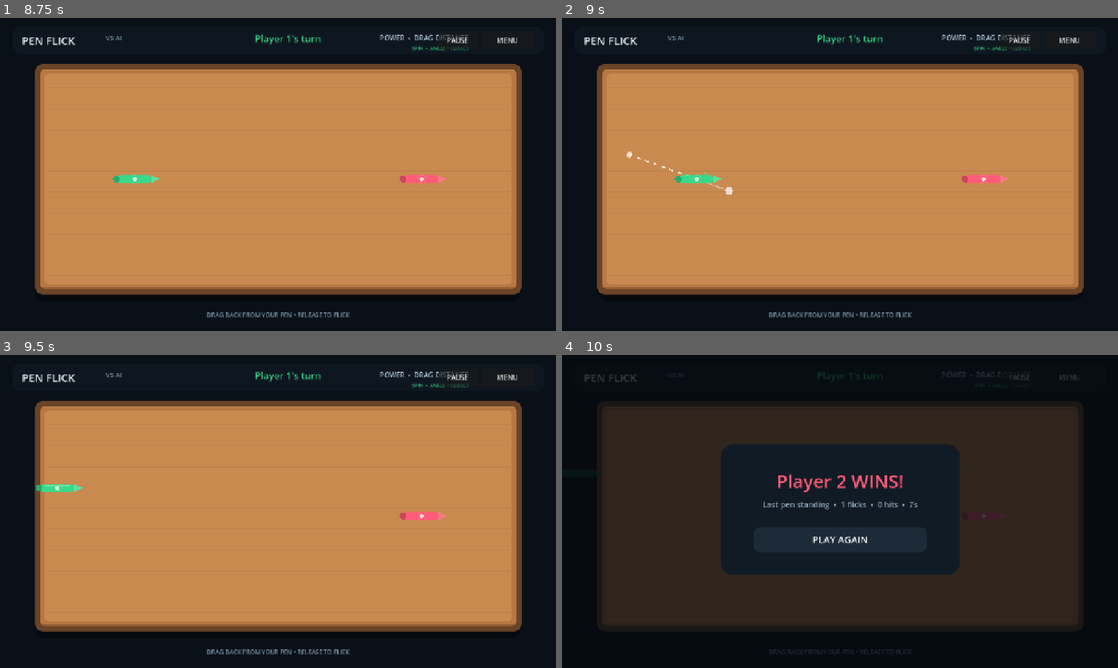
Above: before the commit, frames 1-4 (two rows, left to right).
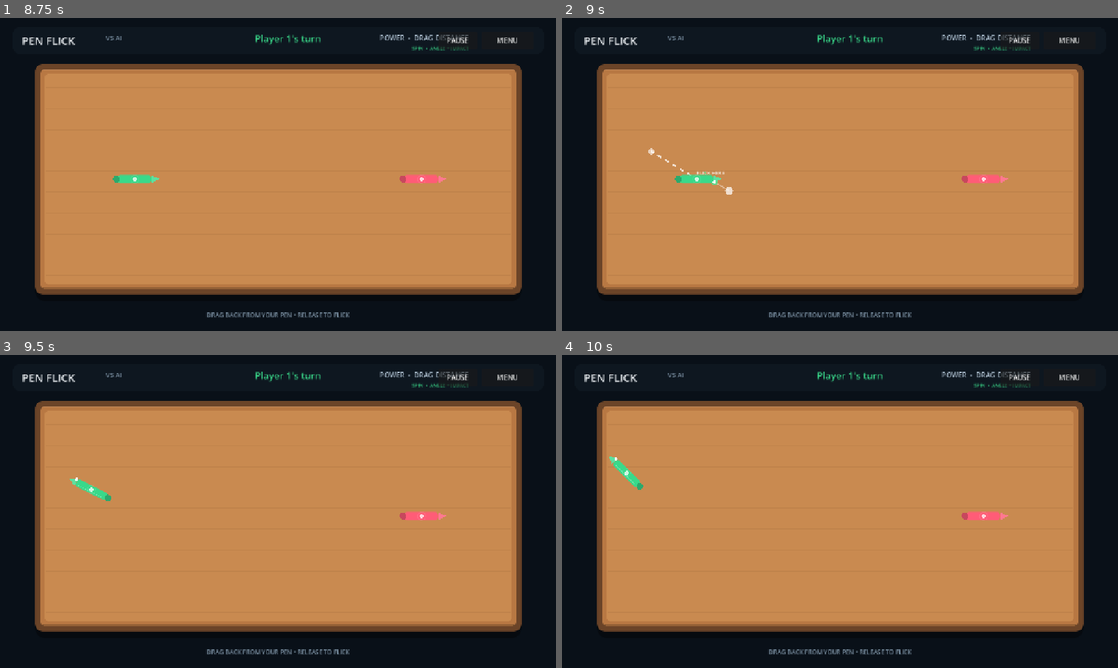
Above: after the commit, the same moments.

Repository: akash047jj-boop/PenFlick
Game: Godot game, scene res://main.tscn
Two runs of this game, one before a commit and one after it. Both use one fixed random seed, a clock stepped at 60 frames per second and the inputs below.
Inputs (mouse positions are in pixels of both pictures, inside the frame that each line leads up to):
- Up to frame 1 (8.75 s): click "SINGLE PLAYER" at 0.5 s; click "MENU" at 1.25 s; click "SINGLE PLAYER" at 2 s; click "PAUSE" at 2.75 s; click "RESUME" at 3.5 s; tap Enter at 4.25, 5.75, 7.25 s; move the mouse to (250, 237) at 4.27 s; click (250, 237) at 4.42 s; tap Space at 5, 6.5, 8 s; drag from (444, 221) to (250, 237) at 5.02 s; move the mouse to (111, 127) at 5.77 s; click (111, 127) at 5.92 s; drag from (305, 174) to (111, 127) at 6.52 s; move the mouse to (194, 96) at 7.27 s; click (194, 96) at 7.42 s; drag from (400, 158) to (194, 96) at 8.02 s
- Up to frame 2 (9 s): move the mouse to (728, 190) at 8.77 s; click (728, 190) at 8.92 s
- Up to frame 3 (9.5 s): no input
- Up to frame 4 (10 s): drag from (895, 442) to (728, 527) at 9.52 s

Frame 1 is identical in both runs. In frame 2, 0.1% of the frame differs, in the area x 11-30%, y 41-56%; in frame 3, 0.4%; in frame 4, 66%, in the area x 4-94%, y 5-96%.

Commit message:
Let players choose flick contact point

Diff:
--- a/scripts/main.gd
+++ b/scripts/main.gd
@@ -21,6 +21,7 @@
 var aim_current := Vector2.ZERO
 var aiming := false
 var aim_pen: PenFlickPen
+var aim_contact_local := Vector2.ZERO
 
 var title_label: Label
 var status_label: Label
@@ -91,8 +92,11 @@
         var preview_len: float = lerpf(80.0, 330.0, strength_ratio)
         draw_dashed_line(aim_pen.global_position, aim_pen.global_position + dir * preview_len, Color(1,1,1,0.72), 4.0, 10.0)
         draw_circle(aim_pen.global_position + dir * preview_len, 7.0, Color(1,1,1,0.6))
-        draw_line(aim_pen.global_position, aim_current, Color(1,1,1,0.38), 3.0)
+        var contact_world: Vector2 = aim_pen.to_global(aim_contact_local)
+        draw_line(contact_world, aim_current, Color(1,1,1,0.38), 3.0)
+        draw_circle(contact_world, 8.0, Color(0.39,0.85,0.54,0.95))
         draw_circle(aim_current, 9.0, Color(1,1,1,0.72))
+        draw_string(ThemeDB.fallback_font, contact_world + Vector2(-42, -16), "FLICK HERE", HORIZONTAL_ALIGNMENT_LEFT, -1, 12, Color(1,1,1,0.75))
         # Visual spin cue: stronger when the pull is angled relative to the pen.
         var pull_angle := absf(wrapf(dir.angle() - aim_pen.global_rotation, -PI, PI))
         var spin_ratio := clampf(sin(pull_angle), 0.0, 1.0) * strength_ratio
@@ -358,8 +362,18 @@
         return
     aiming = true
     aim_pen = pen
-    aim_start = pen.global_position
+    # The player chooses the exact contact point by touching anywhere along
+    # the pen. Project the touch into the pen's local space so the offset
+    # stays attached to the pen when it rotates.
+    var local_touch: Vector2 = pen.to_local(point)
+    aim_contact_local = Vector2(
+        clampf(local_touch.x, -pen.pen_length * 0.42, pen.pen_length * 0.42),
+        clampf(local_touch.y, -pen.pen_width * 0.35, pen.pen_width * 0.35)
+    )
+    aim_start = pen.to_global(aim_contact_local)
     aim_current = point
+    pen.flick_contact_offset = aim_contact_local
+    pen.queue_redraw()
     queue_redraw()
 
 func _release_aim(point: Vector2) -> void:
@@ -376,7 +390,7 @@
     var strength: float = lerpf(MIN_FORCE, MAX_FORCE, distance / 230.0)
     var direction := pull.normalized()
     aiming = false
-    aim_pen.launch(direction, strength)
+    aim_pen.launch(direction, strength, aim_contact_local)
     match_flicks += 1
     turn_in_progress = true
     settle_timer = 0.0
@@ -471,7 +485,9 @@
         direction = direction.lerp(edge_bias, 0.22).normalized()
 
     var strength: float = clampf(560.0 + distance * 0.75, MIN_FORCE, MAX_FORCE)
-    shooter.launch(direction, strength)
+    # AI also varies its flick point so it does not always produce centre hits.
+    var ai_contact := Vector2(randf_range(-shooter.pen_length * 0.30, shooter.pen_length * 0.30), 0.0)
+    shooter.launch(direction, strength, ai_contact)
     settle_timer = 0.0
 
 func _choose_ai_target(shooter: PenFlickPen) -> PenFlickPen:
